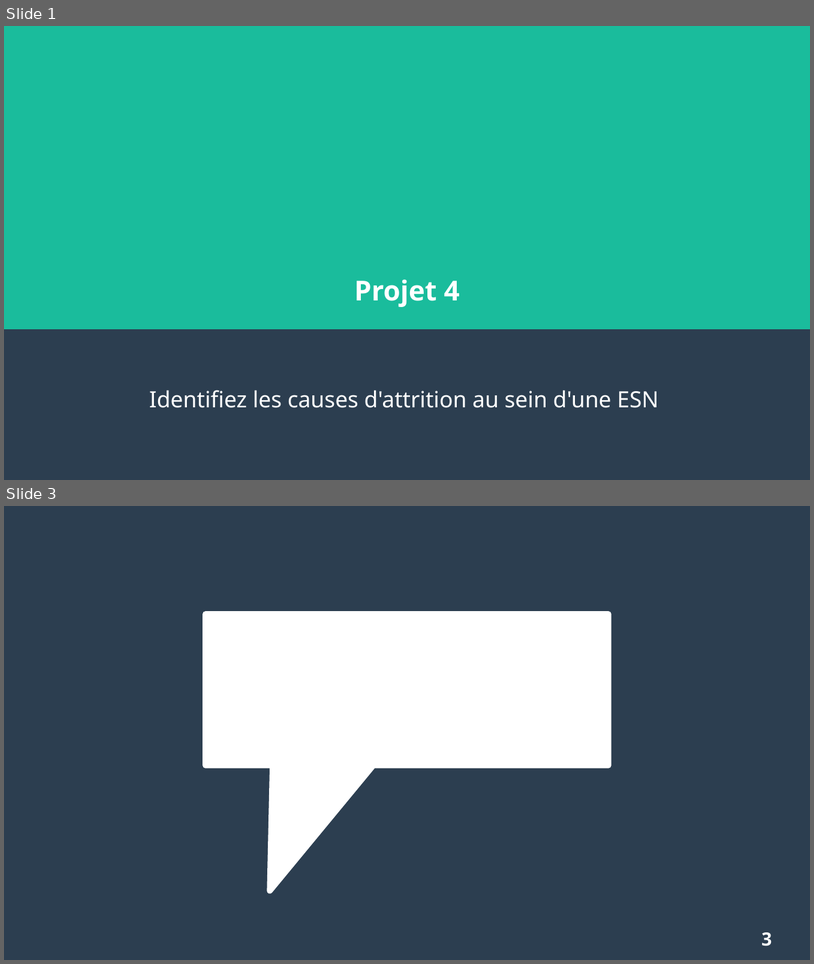
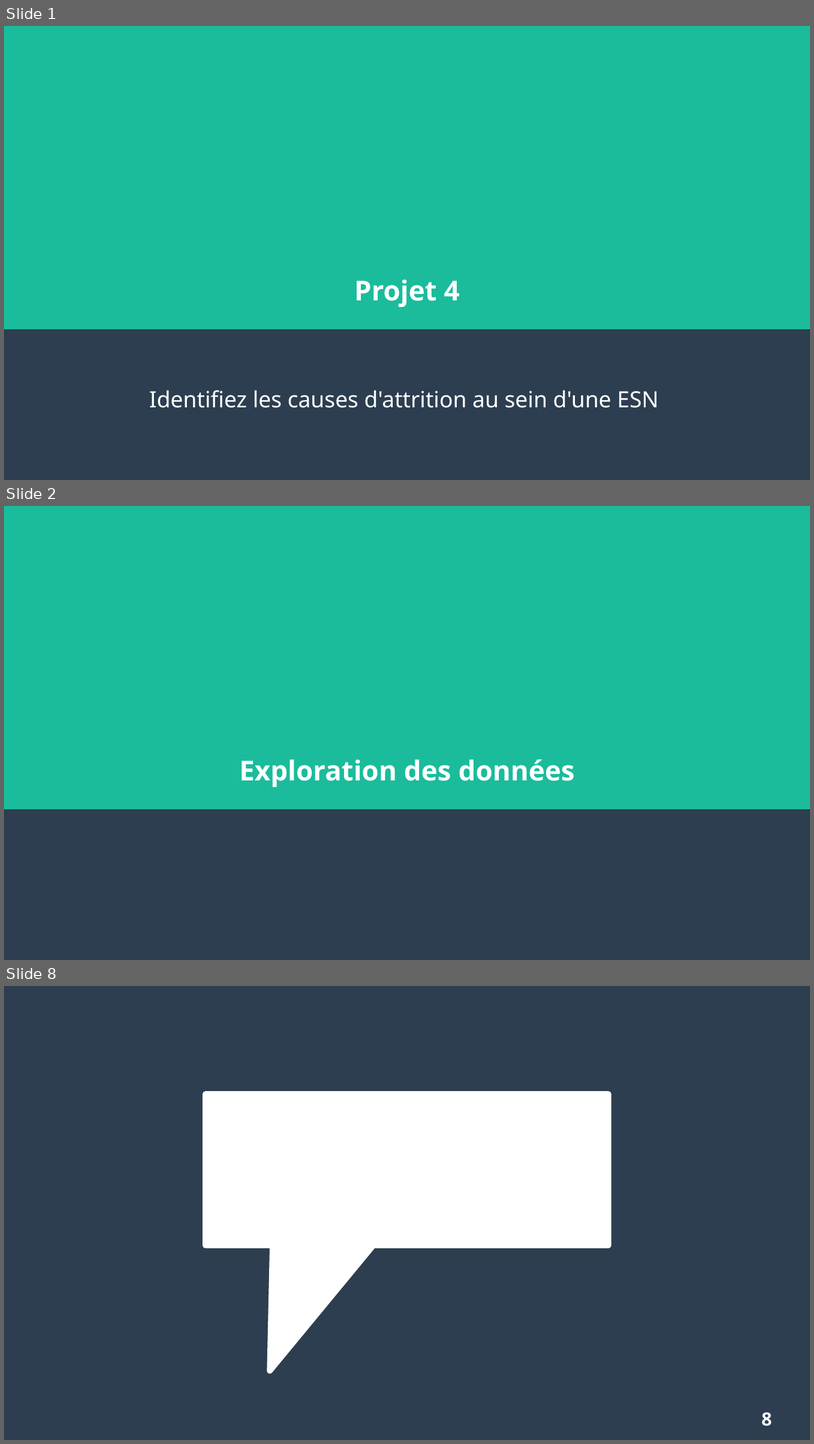
Before and after one commit to Apinsun/Projet4, a slide deck: presentation.odp. Shown one above the other, each under a label of ours: slides 1 and 3 before the commit, slides 1, 2 and 8 after it; the slides between them are not shown. The pictures are 814x964 and 814x1444 pixels, drawn with LibreOffice and Linux fonts; fonts in the diff are those of the drawing. Boxes give left, top, right and bottom in pixels: in the first picture for what was removed or moved away, otherwise in the second. Text is boxed around its words. In the diff, an @@ line names an element or a change of style, - is before the commit and + after.

```diff
--- a/presentation.odp
+++ b/presentation.odp
@@ slide 2 added at [4,506,810,960], background #FFFFFF; not listed: 2 template elements that a slide beside it also shows @@
@@ title added at [239,759,575,787], 27 pt, text #FFFFFF, bold @@
+Exploration des données
@@ what was slide 3 is now slide 8 @@
@@ page number at [762,1412,772,1426]: text changed @@
-3
+8
```
Also in this commit, not shown: 5 other slides added, 1 slide removed, 1 other file.
